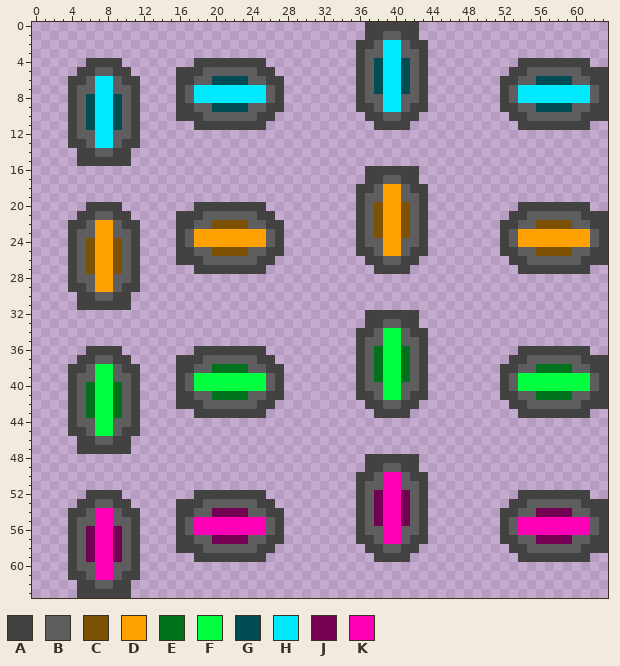
Pixel-art sprite, stored at ressources/Levels/Images/gravity_switch_16x16.png. The picture above was drawn from the file before the commit.
The file is 64x64 pixels.
Palette (. is transparent): A #424242  B #5e5e5e  C #7d5104  D #ffa100  E #00711c  F #00ff3f  G #004d55  H #00e9ff  J #740053  K #ff00b6
Pixels before (only the part around the change), first column x 0:
 0 .....................................AAAAAA.....................
 1 .....................................AABBAA.....................
 2 ....................................AABHHBAA....................
 3 ....................................ABBHHBBA....................
 4 ......AAAA........AAAAAAAA..........ABGHHGBA..........AAAAAAAA..
 5 .....AABBAA.....AAABBBBBBAA.........ABGHHGBA.........AABBBBBBAAA
 6 ....AABHHBAA....AABBGGGGBBAA........ABGHHGBA........AABBGGGGBBAA
 7 ....ABBHHBBA....ABHHHHHHHHBA........ABGHHGBA........ABHHHHHHHHBA
 8 ....ABGHHGBA....ABHHHHHHHHBA........ABBHHBBA........ABHHHHHHHHBA
 9 ....ABGHHGBA....AABBGGGGBBAA........AABHHBAA........AABBGGGGBBAA
10 ....ABGHHGBA....AAABBBBBBAA..........AABBAA..........AABBBBBBAAA
11 ....ABGHHGBA......AAAAAAAA............AAAA............AAAAAAAA..
12 ....ABBHHBBA....................................................
13 ....AABHHBAA....................................................
14 .....AABBAA.....................................................
15 .....AAAAAA.....................................................
16 .....................................AAAAAA.....................
17 .....................................AABBAA.....................
18 ....................................AABDDBAA....................
19 ....................................ABBDDBBA....................
20 ......AAAA........AAAAAAAA..........ABCDDCBA..........AAAAAAAA..
21 .....AABBAA.....AAABBBBBBAA.........ABCDDCBA.........AABBBBBBAAA
22 ....AABDDBAA....AABBCCCCBBAA........ABCDDCBA........AABBCCCCBBAA
23 ....ABBDDBBA....ABDDDDDDDDBA........ABCDDCBA........ABDDDDDDDDBA
24 ....ABCDDCBA....ABDDDDDDDDBA........ABBDDBBA........ABDDDDDDDDBA
25 ....ABCDDCBA....AABBCCCCBBAA........AABDDBAA........AABBCCCCBBAA
26 ....ABCDDCBA....AAABBBBBBAA..........AABBAA..........AABBBBBBAAA
27 ....ABCDDCBA......AAAAAAAA............AAAA............AAAAAAAA..
28 ....ABBDDBBA....................................................
29 ....AABDDBAA....................................................
30 .....AABBAA.....................................................
31 .....AAAAAA.....................................................
32 .....................................AAAAAA.....................
33 .....................................AABBAA.....................
34 ....................................AABFFBAA....................
35 ....................................ABBFFBBA....................
36 ......AAAA........AAAAAAAA..........ABEFFEBA..........AAAAAAAA..
37 .....AABBAA.....AAABBBBBBAA.........ABEFFEBA.........AABBBBBBAAA
38 ....AABFFBAA....AABBEEEEBBAA........ABEFFEBA........AABBEEEEBBAA
39 ....ABBFFBBA....ABFFFFFFFFBA........ABEFFEBA........ABFFFFFFFFBA
40 ....ABEFFEBA....ABFFFFFFFFBA........ABBFFBBA........ABFFFFFFFFBA
41 ....ABEFFEBA....AABBEEEEBBAA........AABFFBAA........AABBEEEEBBAA
42 ....ABEFFEBA....AAABBBBBBAA..........AABBAA..........AABBBBBBAAA
43 ....ABEFFEBA......AAAAAAAA............AAAA............AAAAAAAA..
44 ....ABBFFBBA....................................................
45 ....AABFFBAA....................................................
46 .....AABBAA.....................................................
47 .....AAAAAA.....................................................
48 .....................................AAAAAA.....................
49 .....................................AABBAA.....................
50 ....................................AABKKBAA....................
51 ....................................ABBKKBBA....................
52 ......AAAA........AAAAAAAA..........ABJKKJBA..........AAAAAAAA..
53 .....AABBAA.....AAABBBBBBAA.........ABJKKJBA.........AABBBBBBAAA
54 ....AABKKBAA....AABBJJJJBBAA........ABJKKJBA........AABBJJJJBBAA
55 ....ABBKKBBA....ABKKKKKKKKBA........ABJKKJBA........ABKKKKKKKKBA
56 ....ABJKKJBA....ABKKKKKKKKBA........ABBKKBBA........ABKKKKKKKKBA
57 ....ABJKKJBA....AABBJJJJBBAA........AABKKBAA........AABBJJJJBBAA
58 ....ABJKKJBA....AAABBBBBBAA..........AABBAA..........AABBBBBBAAA
59 ....ABJKKJBA......AAAAAAAA............AAAA............AAAAAAAA..
60 ....ABBKKBBA....................................................
61 ....AABKKBAA....................................................
62 .....AABBAA.....................................................
63 .....AAAAAA.....................................................
After:
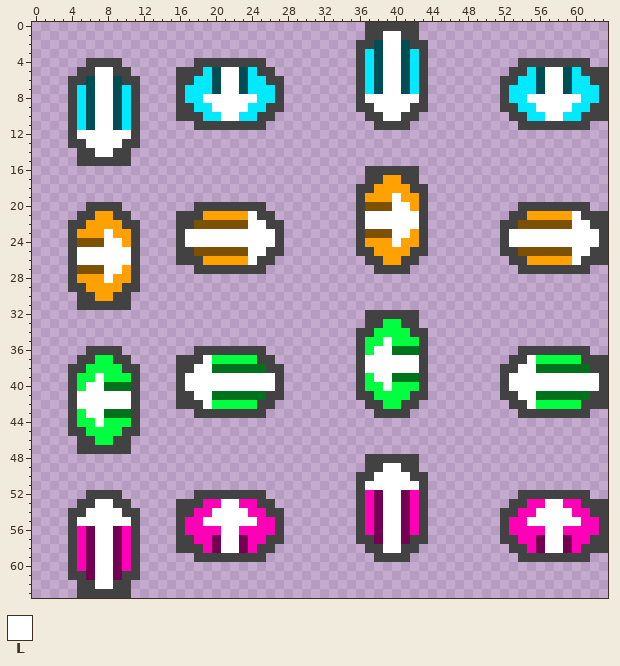
Colours new in this view: L #ffffff
Edits made:
Changed rows in their new state; - is an unchanged pixel.
first column x 5:
 1 ----------------------------------LL----------------------
 2 ---------------------------------GLLG---------------------
 3 --------------------------------HGLLGH--------------------
 4 --------------------------------H-LL-H--------------------
 5 --LL----------HGLLGH------------H-LL-H------------HGLLGH--
 6 -GLLG--------HH-LL-HH-----------H-LL-H-----------HH-LL-HH-
 7 HGLLGH------H--GLLG--H----------H-LL-H----------H--GLLG--H
 8 H-LL-H------H-LLLLLL-H----------LLLLLL----------H-LLLLLL-H
 9 H-LL-H-------HHLLLLHH------------LLLL------------HHLLLLHH-
10 H-LL-H--------HHLLHH--------------LL--------------HHLLHH--
11 H-LL-H----------------------------------------------------
12 LLLLLL----------------------------------------------------
13 -LLLL-----------------------------------------------------
14 --LL------------------------------------------------------
17 ----------------------------------DD----------------------
18 ---------------------------------D--D---------------------
19 --------------------------------DD-LDD--------------------
20 --------------------------------C-CLLD--------------------
21 --DD----------DDDDDL------------LLLLLL------------DDDDDL--
22 -D--D--------CC----LL-----------LLLLLL-----------CC----LL-
23 DD-LDD------LLLLLLLLLL----------C-CLLD----------LLLLLLLLLL
24 C-CLLD------LLLLLLLLLL----------DD-LDD----------LLLLLLLLLL
25 LLLLLL-------CC----LL------------D--D------------CC----LL-
26 LLLLLL--------DDDDDL--------------DD--------------DDDDDL--
27 C-CLLD----------------------------------------------------
28 DD-LDD----------------------------------------------------
29 -D--D-----------------------------------------------------
30 --DD------------------------------------------------------
33 ----------------------------------FF----------------------
34 ---------------------------------F--F---------------------
35 --------------------------------FFL-FF--------------------
36 --------------------------------FLLE-E--------------------
37 --FF----------LFFFFF------------LLLLLL------------LFFFFF--
38 -F--F--------LL----EE-----------LLLLLL-----------LL----EE-
39 FFL-FF------LLLLLLLLLL----------FLLE-E----------LLLLLLLLLL
40 FLLE-E------LLLLLLLLLL----------FFL-FF----------LLLLLLLLLL
41 LLLLLL-------LL----EE------------F--F------------LL----EE-
42 LLLLLL--------LFFFFF--------------FF--------------LFFFFF--
43 FLLE-E----------------------------------------------------
44 FFL-FF----------------------------------------------------
45 -F--F-----------------------------------------------------
46 --FF------------------------------------------------------
49 ----------------------------------LL----------------------
50 ---------------------------------LLLL---------------------
51 --------------------------------LLLLLL--------------------
52 --------------------------------K-LL-K--------------------
53 --LL----------KKLLKK------------K-LL-K------------KKLLKK--
54 -LLLL--------KKLLLLKK-----------K-LL-K-----------KKLLLLKK-
55 LLLLLL------K-LLLLLL-K----------K-LL-K----------K-LLLLLL-K
56 K-LL-K------K---LL---K----------KJLLJK----------K---LL---K
57 K-LL-K-------KK-LL-KK------------JLLJ------------KK-LL-KK-
58 K-LL-K--------KJLLJK--------------LL--------------KJLLJK--
59 K-LL-K----------------------------------------------------
60 KJLLJK----------------------------------------------------
61 -JLLJ-----------------------------------------------------
62 --LL------------------------------------------------------
